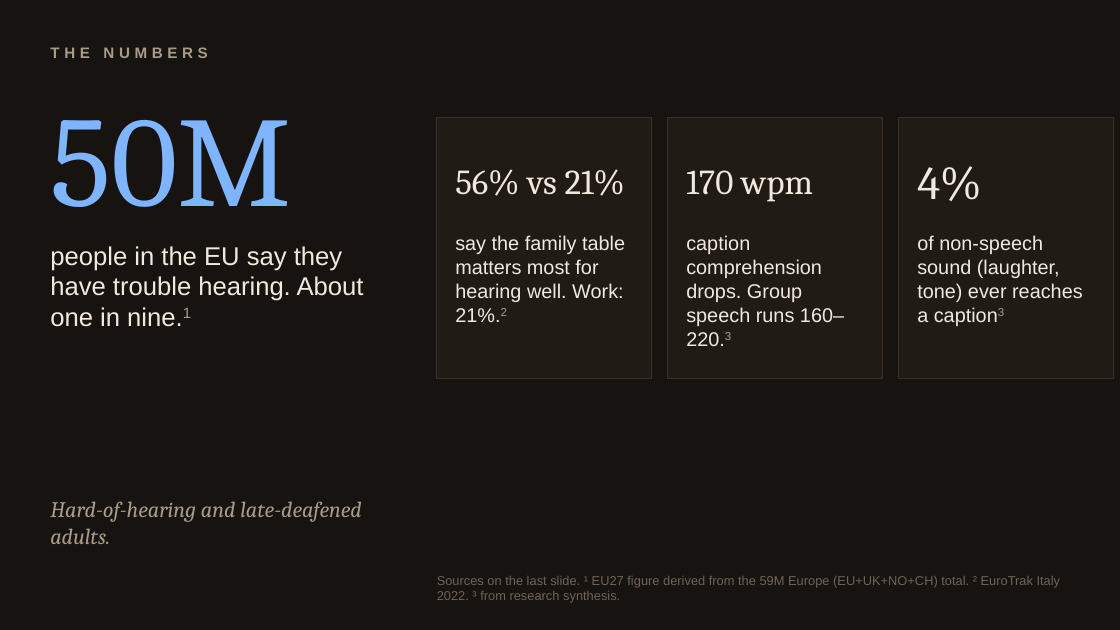
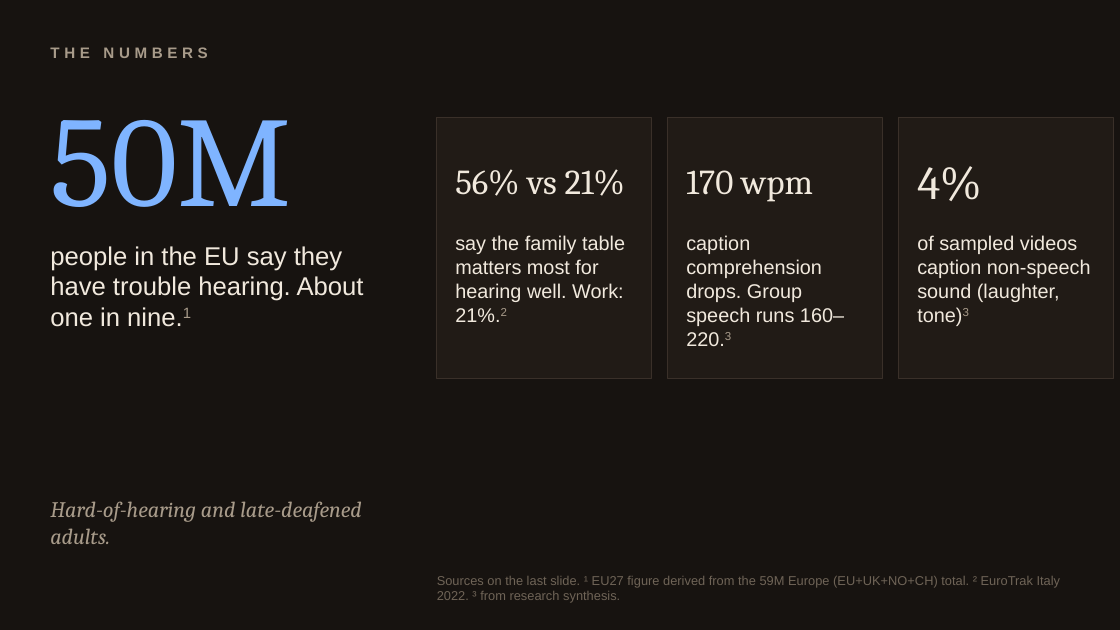
Before and after one commit to laqostine/one-at-a-time, a slide deck: slide 3 of pitch/I-Missed-That-BAINSA.pptx. Drawn at 1120x630 pixels with LibreOffice and Linux fonts; fonts in the diff are those of the drawing. Boxes give left, top, right and bottom in pixels: in the first picture for what was removed or moved away, otherwise in the second. Text is boxed around its words. In the diff, an @@ line names an element or a change of style, - is before the commit and + after.

Commit message:
Pitch: honest 4% wording, no-red lamp answer

```diff
--- a/pitch/I-Missed-That-BAINSA.pptx
+++ b/pitch/I-Missed-That-BAINSA.pptx
@@ text at (x1=917, y1=235, x2=1091, y2=326): text changed @@
-of non-speech sound (laughter, tone) ever reaches a caption3
+of sampled videos caption non-speech sound (laughter, tone)3
```
Also in this commit, not shown: 4 other files.
